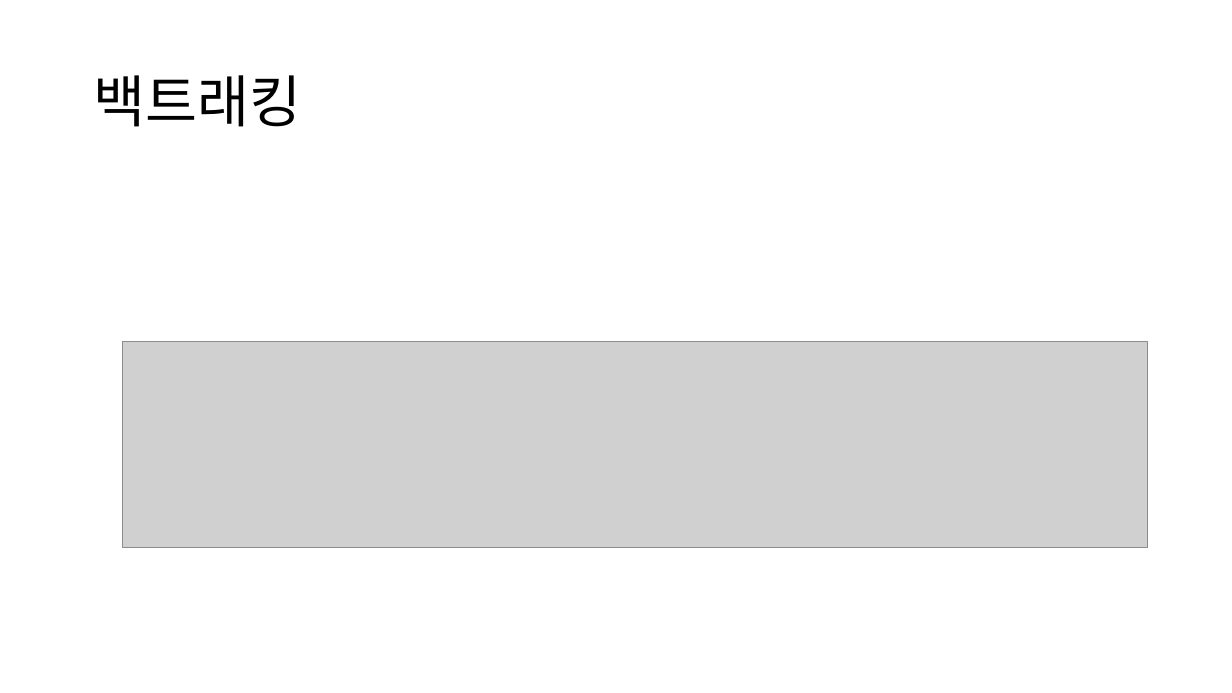
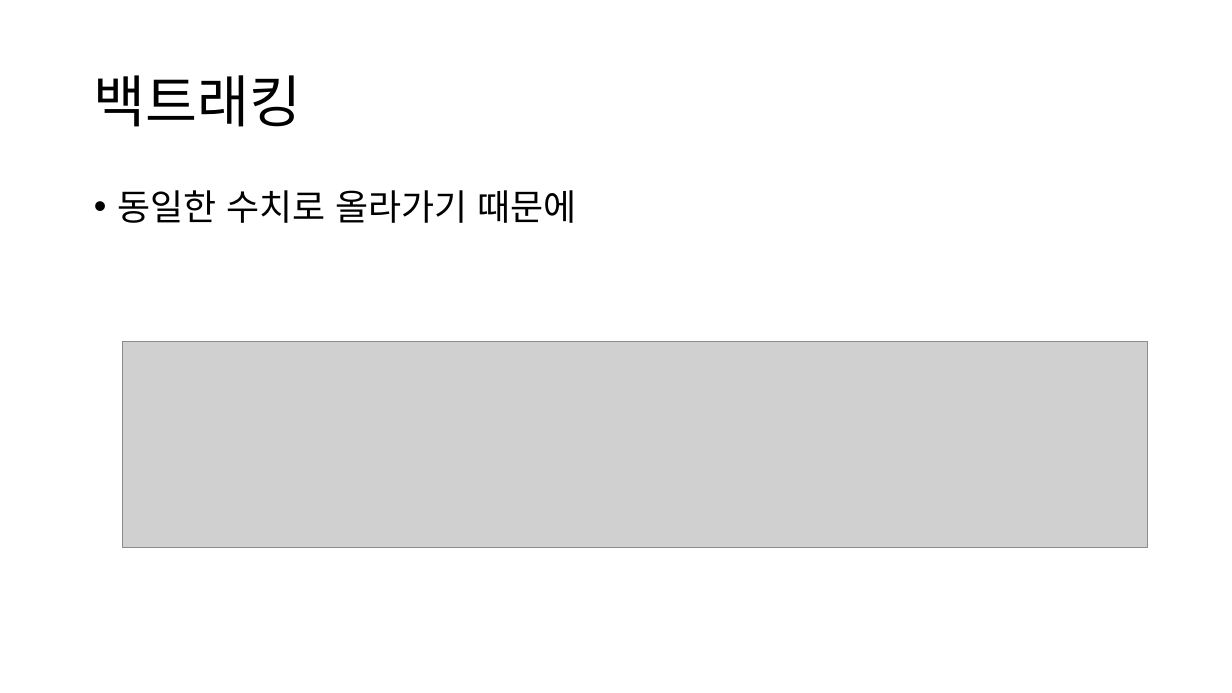
Before and after one commit to Grat3Su/ss_algorithm, a slide deck: slide 6 of Game.pptx (slide 11 before the commit). Drawn at 1232x693 pixels with LibreOffice and Linux fonts; fonts in the diff are those of the drawing; grey boxes stand for pictures. Boxes give left, top, right and bottom in pixels: in the first picture for what was removed or moved away, otherwise in the second. Text is boxed around its words. In the diff, an @@ line names an element or a change of style, - is before the commit and + after.

```diff
--- a/Game.pptx
+++ b/Game.pptx
@@ text added at [117,190,576,223], 28 pt, text #000000 @@
+• 동일한 수치로 올라가기 때문에
```
Also in this commit, not shown: 1 other slide changed, 1 slide added, 5 other files.
